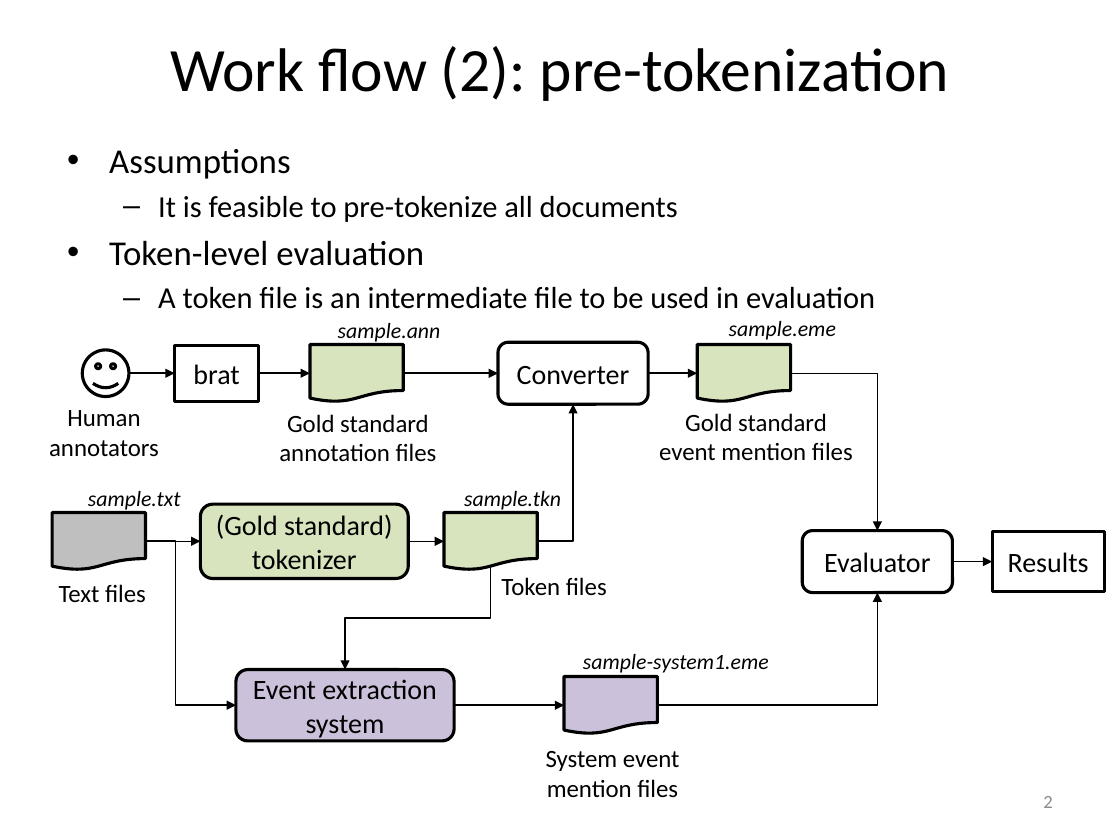
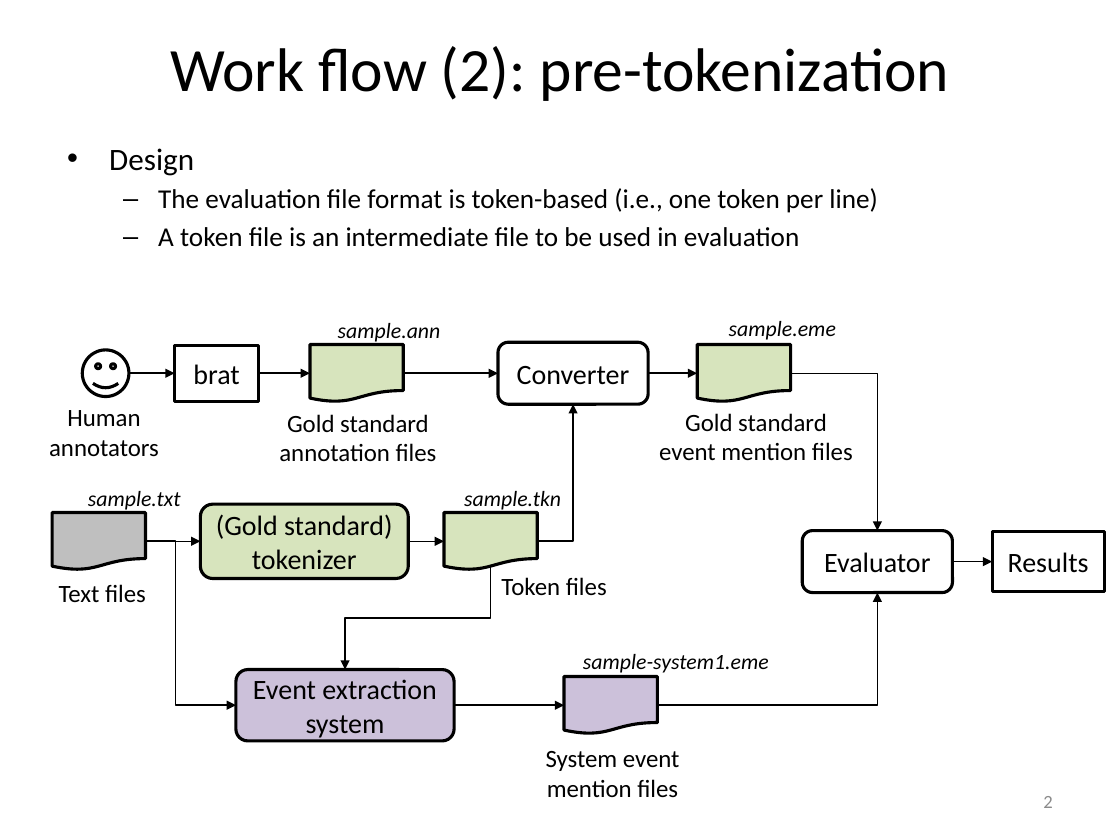
Before and after one commit to hunterhector/EvmEval, a slide deck: slide 2 of doc/evm-eval-work-flow.pptx. Drawn at 1120x840 pixels with LibreOffice and Linux fonts; fonts in the diff are those of the drawing. Boxes give left, top, right and bottom in pixels: in the first picture for what was removed or moved away, otherwise in the second. Text is boxed around its words. In the diff, an @@ line names an element or a change of style, - is before the commit and + after.

```diff
--- a/doc/evm-eval-work-flow.pptx
+++ b/doc/evm-eval-work-flow.pptx
@@ text at [109,148,878,213]: text changed; size 19.6 to 17.5 pt @@
-• Assumptions
-  – It is feasible to pre-tokenize all documents
-• Token-level evaluation
+• Design
+  – The evaluation file format is token-based (i.e., one token per line)
@@ text at [158,227,799,247]: size 19.6 to 17.5 pt in "A token file is an intermediate file ..." @@
```
Also in this commit, not shown: 1 other slide changed.
